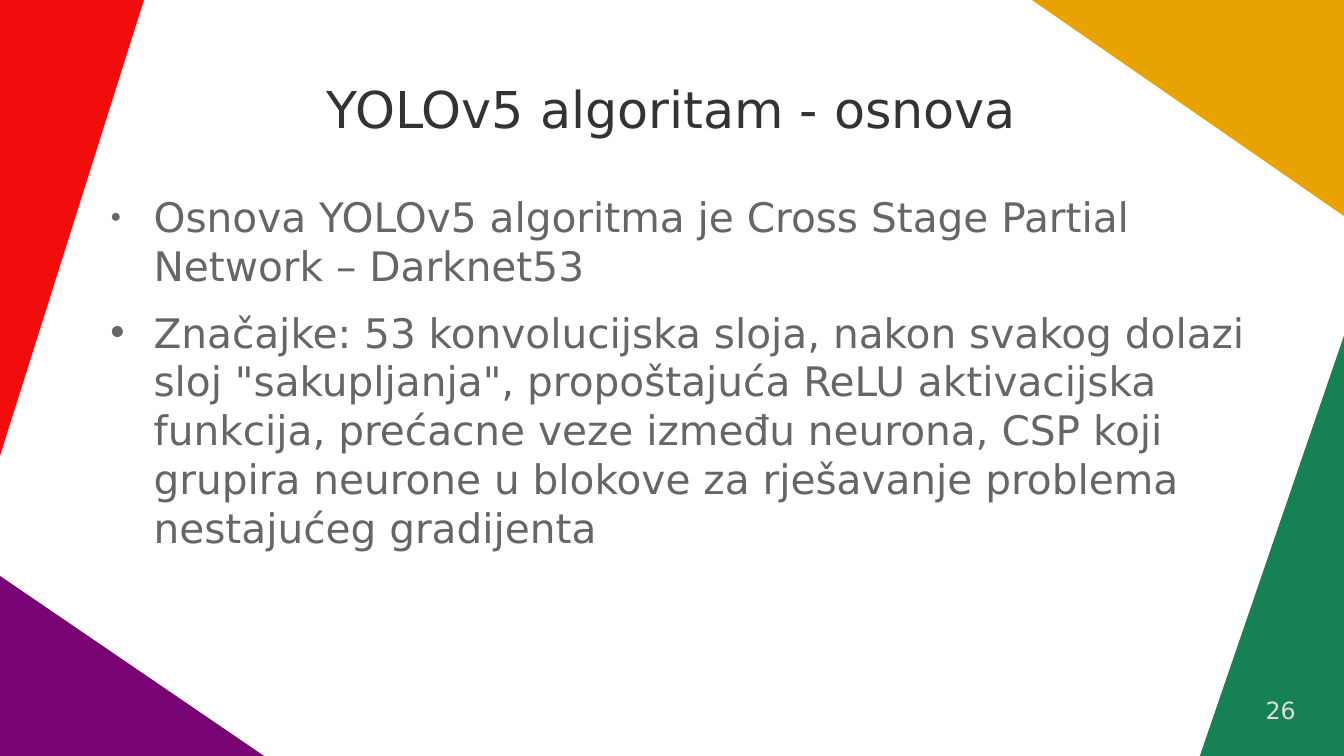
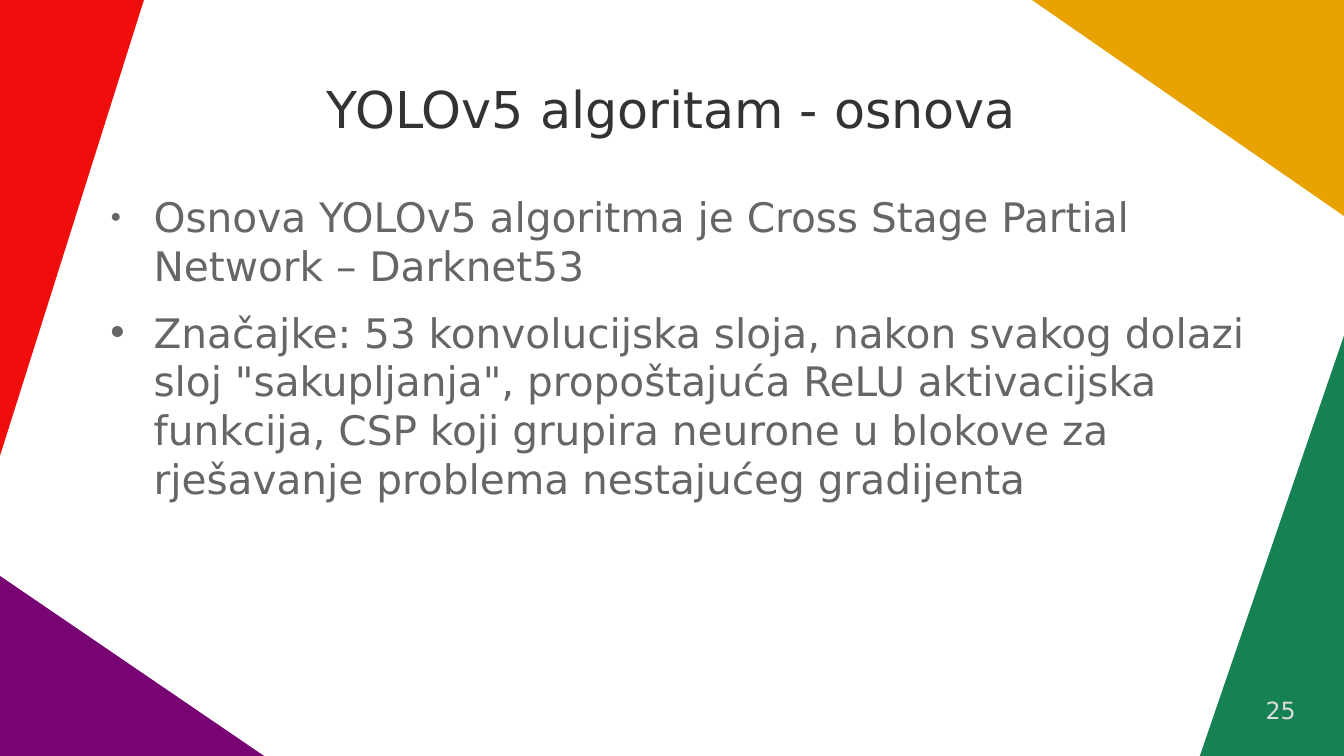
Before and after one commit to VidJoha/Seminar---CNN-i-YOLO-algoritmi, a slide deck: slide 25 of Konvolucijske neuralne mreže.odp (slide 26 before the commit). Drawn at 1344x756 pixels with LibreOffice and Linux fonts; fonts in the diff are those of the drawing. Boxes give left, top, right and bottom in pixels: in the first picture for what was removed or moved away, otherwise in the second. Text is boxed around its words. In the diff, an @@ line names an element or a change of style, - is before the commit and + after.

```diff
--- a/Konvolucijske neuralne mreže.odp
+++ b/Konvolucijske neuralne mreže.odp
@@ text at (154, 315, 1244, 503): text changed @@
-• Značajke: 53 konvolucijska sloja, nakon svakog dolazi sloj "sakupljanja", propoštajuća ReLU aktivacijska funkcija, prećacne veze između neurona, CSP koji grupira neurone u blokove za rješavanje problema nestajućeg gradijenta
+• Značajke: 53 konvolucijska sloja, nakon svakog dolazi sloj "sakupljanja", propoštajuća ReLU aktivacijska funkcija, CSP koji grupira neurone u blokove za rješavanje problema nestajućeg gradijenta
@@ page number at (1266, 701, 1296, 720): text changed @@
-26
+25
```
Also in this commit, not shown: 5 other slides changed, 1 slide removed, 1 other file.
